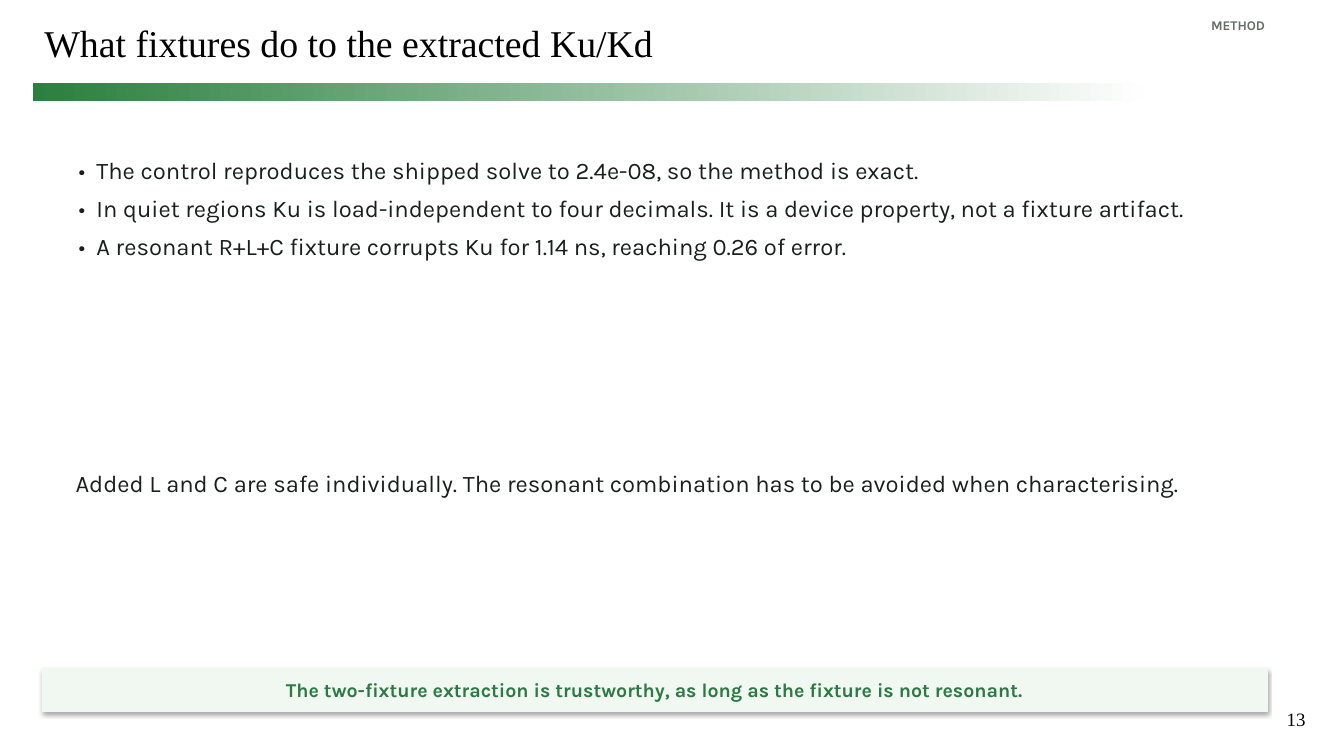
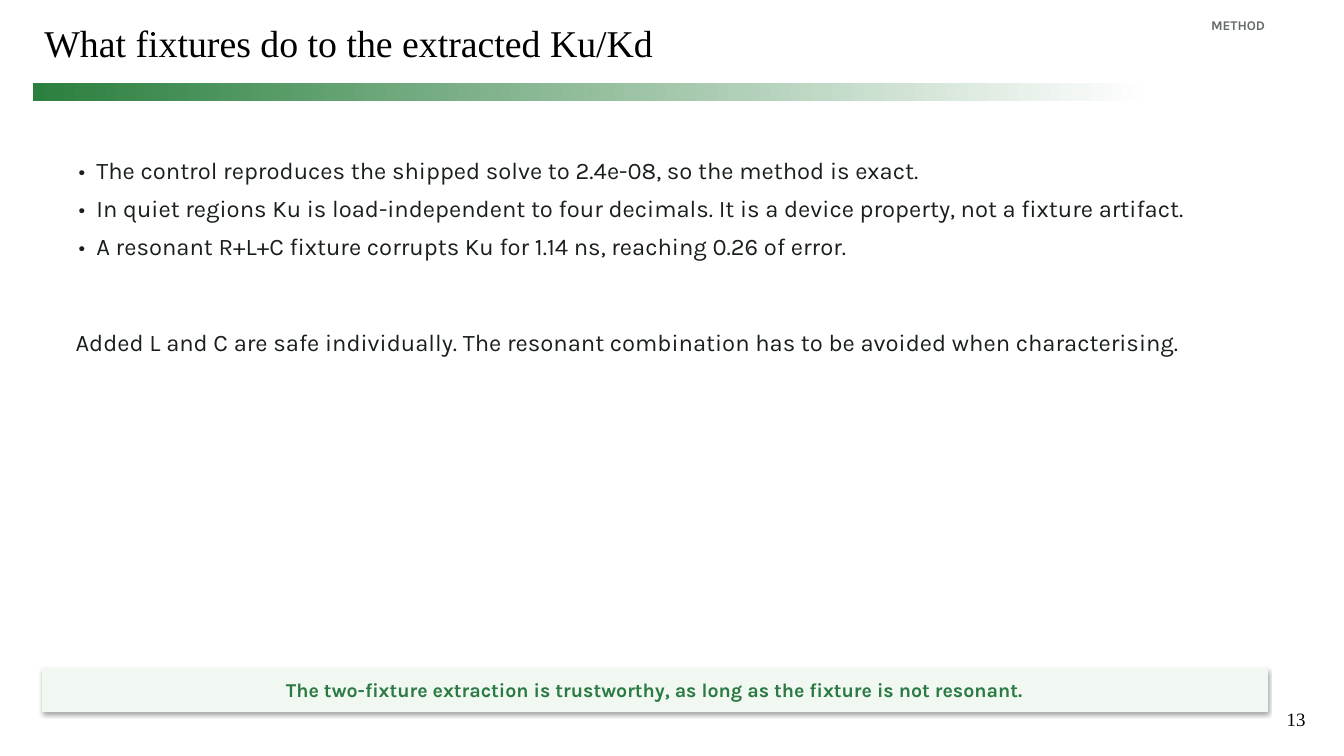
Before and after one commit to simon9721/ibis_comparison, a slide deck: slide 13 of results/meeting_deck_2026-09-04/ibis_pybis_status_2026-09-04.pptx. Drawn at 1344x756 pixels with LibreOffice and Linux fonts; fonts in the diff are those of the drawing. Boxes give left, top, right and bottom in pixels: in the first picture for what was removed or moved away, otherwise in the second. Text is boxed around its words. In the diff, an @@ line names an element or a change of style, - is before the commit and + after.

```diff
--- a/results/meeting_deck_2026-09-04/ibis_pybis_status_2026-09-04.pptx
+++ b/results/meeting_deck_2026-09-04/ibis_pybis_status_2026-09-04.pptx
@@ text "Added L and C are ...": place and size @@
-text "Added L and C are ..." at [76, 475, 1178, 498]
+text "Added L and C are ..." at [76, 334, 1178, 357]
```
Also in this commit, not shown: 3 other slides changed, 5 other files.
